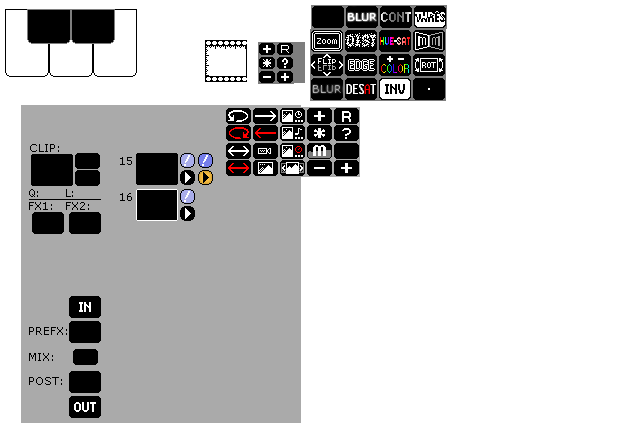
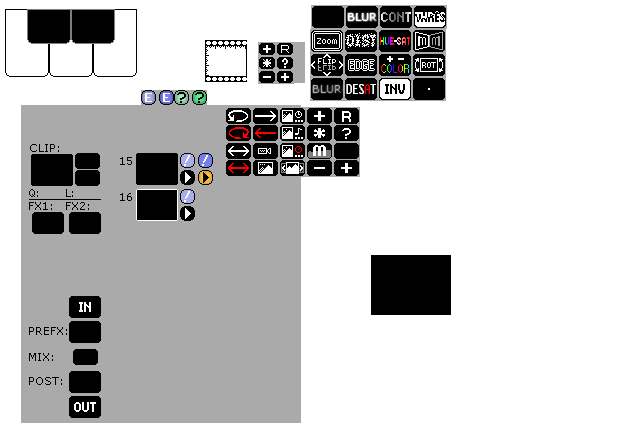
The second w=626, h=444 image is a revision of the first. Changes to its layers:
painted on "New Layer#4" over [177, 92, 451, 315]
painted on "New Layer#3" over [258, 5, 447, 101]
painted on "New Layer#1" over [141, 90, 207, 105]
